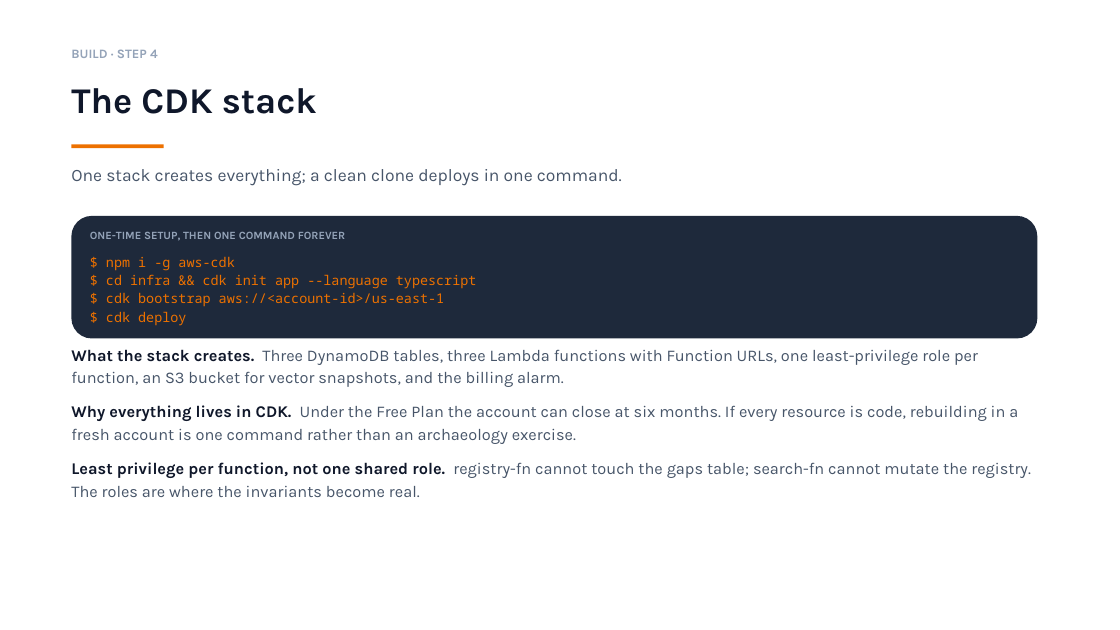
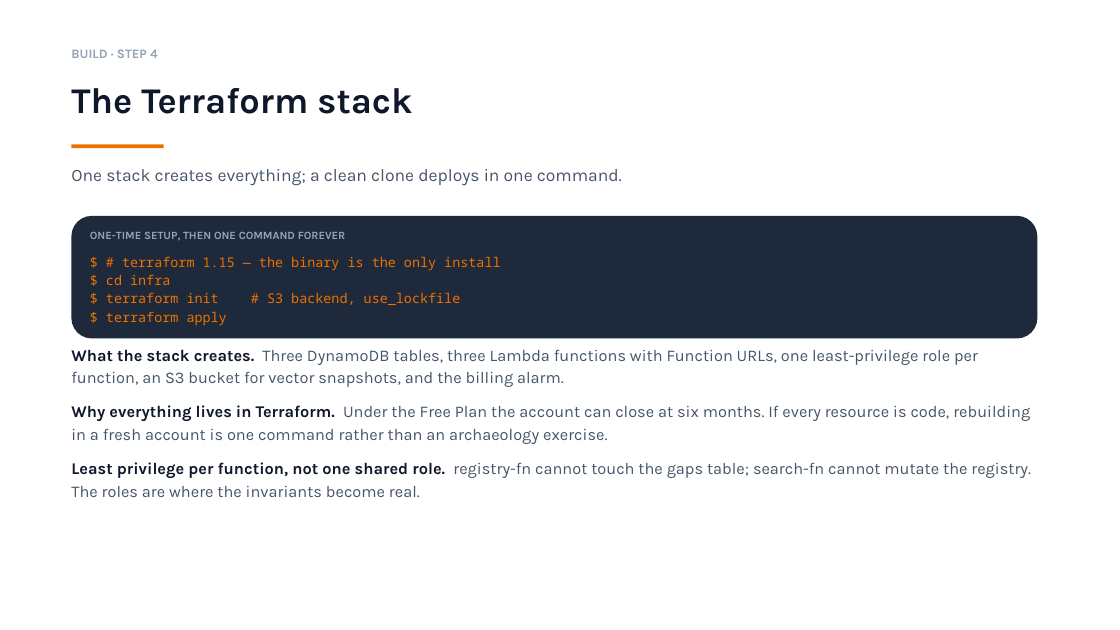
Before and after one commit to Endlessandothers/Endlessproject, a slide deck: slide 19 of docs/plans/endless-phase-0-v3.pptx. Drawn at 1120x630 pixels with LibreOffice and Linux fonts; fonts in the diff are those of the drawing. Boxes give left, top, right and bottom in pixels: in the first picture for what was removed or moved away, otherwise in the second. Text is boxed around its words. In the diff, an @@ line names an element or a change of style, - is before the commit and + after.

```diff
--- a/docs/plans/endless-phase-0-v3.pptx
+++ b/docs/plans/endless-phase-0-v3.pptx
@@ text at bbox=[71, 88, 412, 114]: text changed @@
-The CDK stack
+The Terraform stack
@@ text at bbox=[106, 256, 500, 326]: text changed @@
-$ npm i -g aws-cdk
-$ cd infra && cdk init app --language typescript
-$ cdk bootstrap aws://<account-id>/us-east-1
-$ cdk deploy
+$ # terraform 1.15 — the binary is the only install
+$ cd infra
+$ terraform init # S3 backend, use_lockfile
+$ terraform apply
@@ text at bbox=[71, 405, 1030, 444]: text changed @@
-Why everything lives in CDK. Under the Free Plan the account can close at six months. If every resource is code, rebuilding in a fresh account is one command rather than an archaeology exercise.
+Why everything lives in Terraform. Under the Free Plan the account can close at six months. If every resource is code, rebuilding in a fresh account is one command rather than an archaeology exercise.
```
Also in this commit, not shown: 9 other slides changed, 6 slides added.
